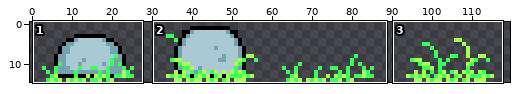
File history of a sprite sheet, apps/images/vugo/obstacles.png. Above: a wide view before the commit, with the close-up outlined.
Close-up. Earlier state:
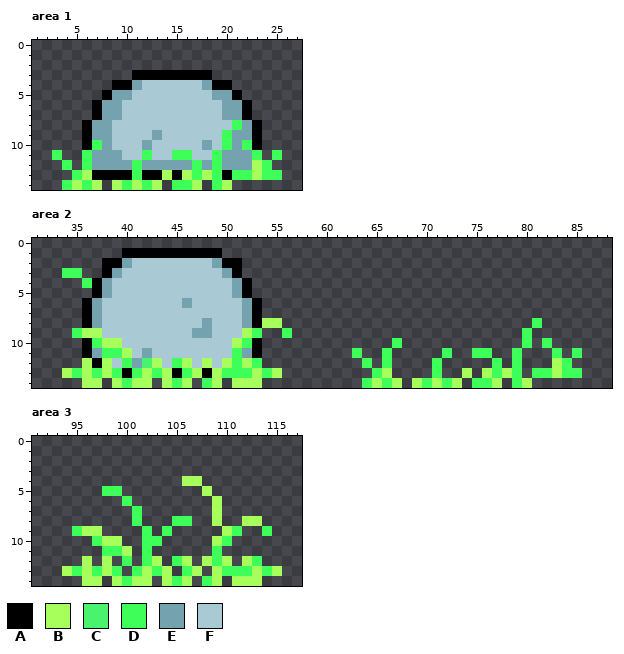
The file is 120x15 pixels. Colours within 5 levels of each other are drawn and written as one. Shown: area 1: x 1..27, y 0..14; area 2: x 31..88, y 0..14; area 3: x 91..117, y 0..14.
Palette (. is transparent): A #000000  B #a6ff5b  C #49f36d  D #3eff5a  E #75a2af  F #a9cad4
After:
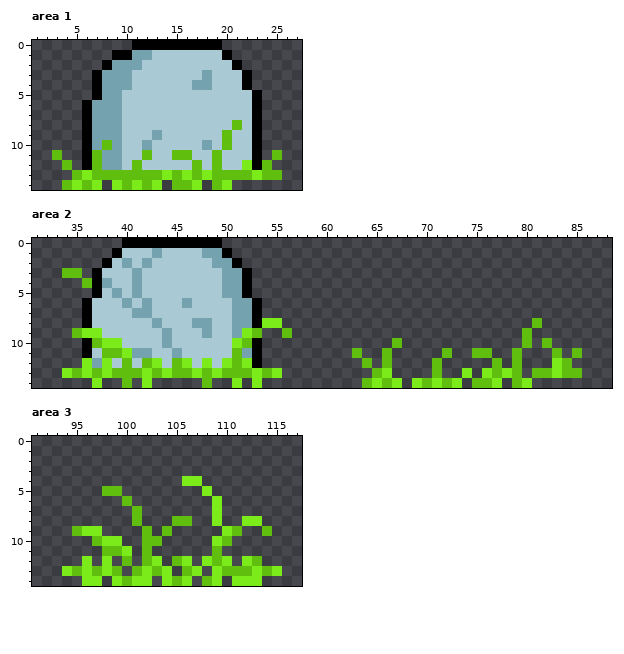
What changed:
Colour B changes from #a6ff5b to #7beb1a.
Colour D changes from #3eff5a to #60bf0e.
Area 1:
There is now colour A in row 0 at x 11 to 19; in row 1 at x 9 to 10 and 20; in row 2 at x 8 and 21; in rows 3 to 4 at x 7 and 22; in row 5 at x 7 and 23; in rows 6 to 7 at x 6 and 23.
The edit turns colour B into colour A in row 12 at x 23.
The edit turns colour D into colour A in row 11 at x 6 and 23; in row 12 at x 6.
The edit turns colour E into colour B in row 12 at x 22.
The edit turns colour A into colour D in row 13 at x 7 to 10, 12 to 13, 15 and 20.
The edit turns colour E into colour D in row 10 at x 8; in rows 11 to 12 at x 7.
There is now colour E in row 1 at x 11 to 12; in row 2 at x 9 to 11; in row 3 at x 8 to 10; in row 4 at x 8.
The edit turns colour A into colour E in row 3 at x 18; in row 4 at x 9 to 10; in row 5 at x 8; in rows 6 to 7 at x 7.
The edit turns colour D into colour E in row 10 at x 7.
The edit turns colour F into colour E in row 4 at x 17; in rows 8 to 10 at x 9.
There is now colour F in row 1 at x 13 to 19; in row 2 at x 12 to 20; in row 3 at x 19 to 21; in row 4 at x 21; in row 5 at x 22.
The edit turns colour A into colour F in row 3 at x 11 to 17; in row 4 at x 19 to 20; in row 5 at x 21; in rows 6 to 7 at x 22.
The edit turns colour D into colour F in row 10 at x 22.
The edit turns colour E into colour F in row 4 at x 11; in row 5 at x 10 and 19 to 20; in rows 6 to 7 at x 20 to 21; in row 8 at x 22; in row 9 at x 21 to 22; in row 10 at x 21.
The edit turns colour E into colour F in row 11 at x 20 to 22; in row 12 at x 10, 12 to 16, 18 and 20 to 21.
Area 2:
There is now colour A in row 0 at x 40 to 49; in row 1 at x 39 and 50; in row 3 at x 37 and 52.
The edit turns colour D into colour A in row 12 at x 53.
The edit turns colour A into colour D in row 13 at x 40, 45 and 48.
The edit turns colour C into colour D in row 12 at x 42.
The edit turns colour A into colour E in row 1 at x 43 and 48 to 49; in row 2 at x 50; in row 3 at x 51; in row 12 at x 37.
The edit turns colour F into colour E in row 2 at x 42; in row 3 at x 41; in row 4 at x 41 and 50; in row 5 at x 39, 41 and 50; in row 6 at x 40, 42 and 51; in row 7 at x 41 to 42 and 51.
The edit turns colour F into colour E in row 8 at x 43, 47 and 51; in row 9 at x 44 and 51; in row 10 at x 44; in row 11 at x 41 and 45.
The edit turns colour A into colour F in row 1 at x 40 to 42 and 44 to 47; in row 2 at x 39; in row 3 at x 38.
The edit turns colour E into colour F in row 3 at x 39; in row 5 at x 38; in rows 6 to 8 at x 37; in row 9 at x 47; in row 11 at x 37; in row 12 at x 41.
The edit erases colour B in row 14 at x 36, 39, 41, 44, 46, 49 and 52.
The edit erases colour D in row 14 at x 45.
